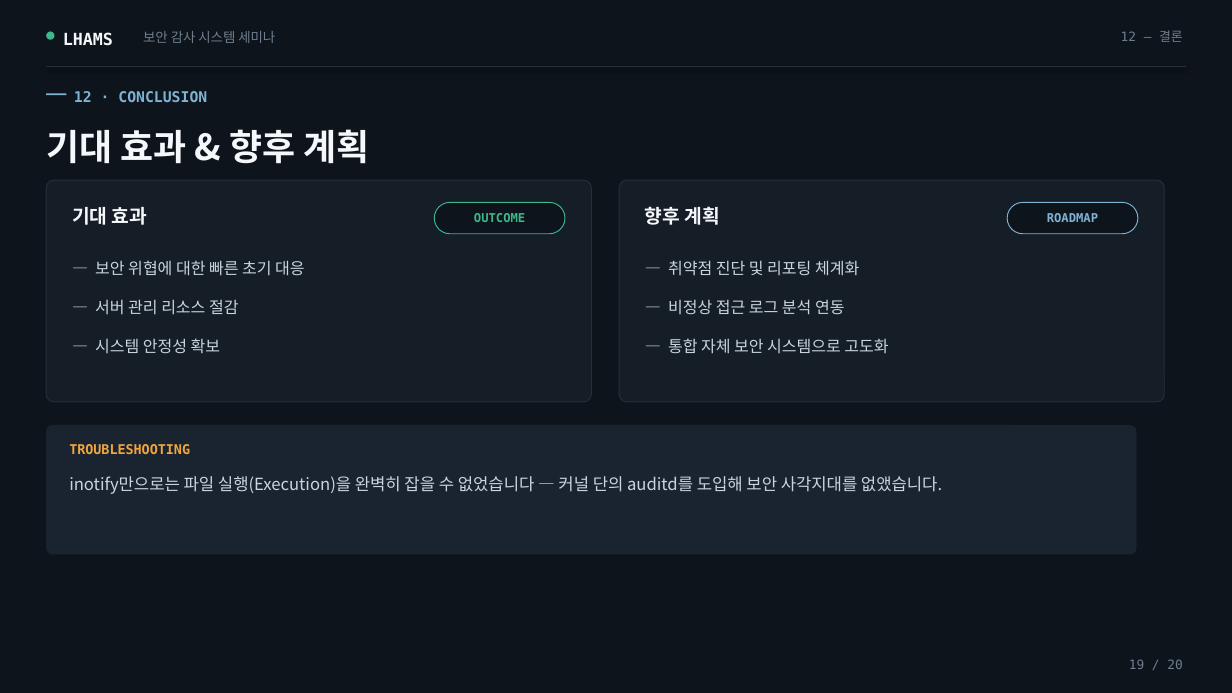
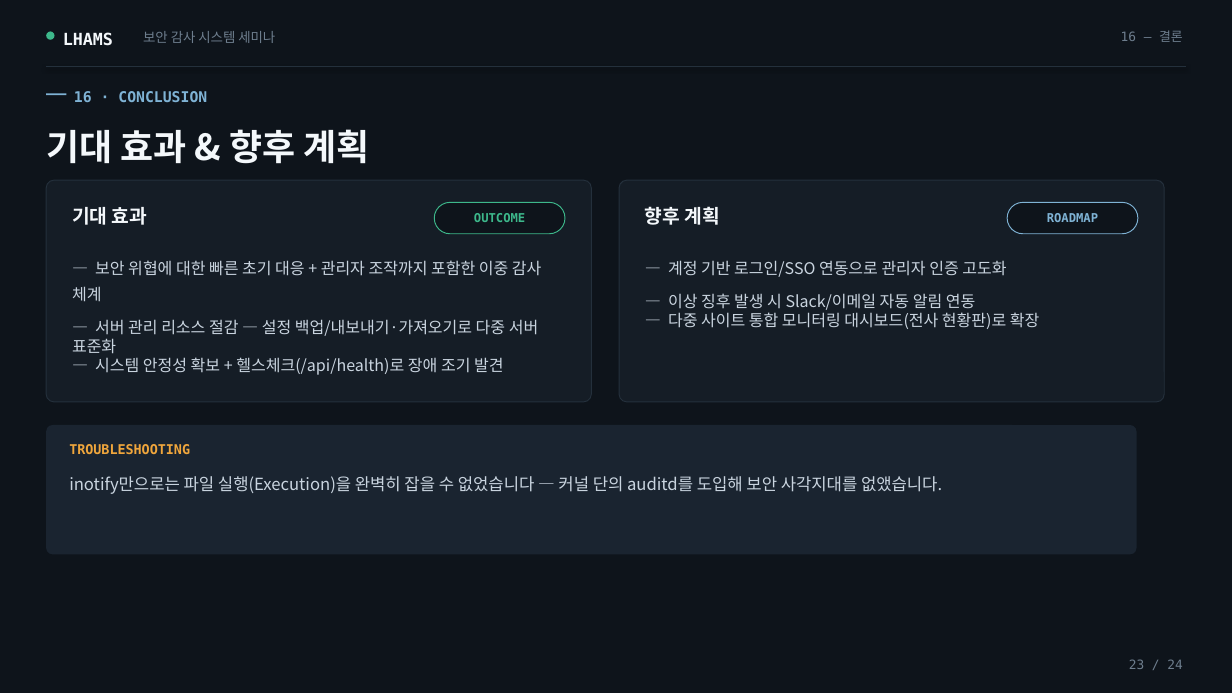
Before and after one commit to damhee-kim/lhams_project, a slide deck: slide 23 of docs/LHAMS_크리니티_통합세미나.pptx (slide 19 before the commit). Drawn at 1232x693 pixels with LibreOffice and Linux fonts; fonts in the diff are those of the drawing. Boxes give left, top, right and bottom in pixels: in the first picture for what was removed or moved away, otherwise in the second. Text is boxed around its words. In the diff, an @@ line names an element or a change of style, - is before the commit and + after.

Commit message:
[LAHMS] 전체 관리 리소스 개선 - 다중 서버 SI 고객사 관리 운영 UI/UX 개선 - 서비스 Ihams_watchdog.py 홈 경로 설정 외부 설정 가능 UI 기능 반영 - 세미나 자료 현행화

```diff
--- a/docs/LHAMS_크리니티_통합세미나.pptx
+++ b/docs/LHAMS_크리니티_통합세미나.pptx
@@ text at [1121,30,1183,42]: text changed @@
-12 — 결론
+16 — 결론
@@ text at [74,91,207,102]: text changed @@
-12 · CONCLUSION
+16 · CONCLUSION
@@ text at [72,260,541,375]: text changed @@
-— 보안 위협에 대한 빠른 초기 대응
-— 서버 관리 리소스 절감
-— 시스템 안정성 확보
+— 보안 위협에 대한 빠른 초기 대응 + 관리자 조작까지 포함한 이중 감사 체계
+— 서버 관리 리소스 절감 — 설정 백업/내보내기·가져오기로 다중 서버 표준화
+— 시스템 안정성 확보 + 헬스체크(/api/health)로 장애 조기 발견
@@ text at [668,260,1039,329]: text changed @@
-— 취약점 진단 및 리포팅 체계화
-— 비정상 접근 로그 분석 연동
-— 통합 자체 보안 시스템으로 고도화
+— 계정 기반 로그인/SSO 연동으로 관리자 인증 고도화
+— 이상 징후 발생 시 Slack/이메일 자동 알림 연동
+— 다중 사이트 통합 모니터링 대시보드(전사 현황판)로 확장
@@ text at [1129,659,1182,669]: text changed @@
-19 / 20
+23 / 24
```
Also in this commit, not shown: 18 other slides changed, 4 slides added, 18 other files.
